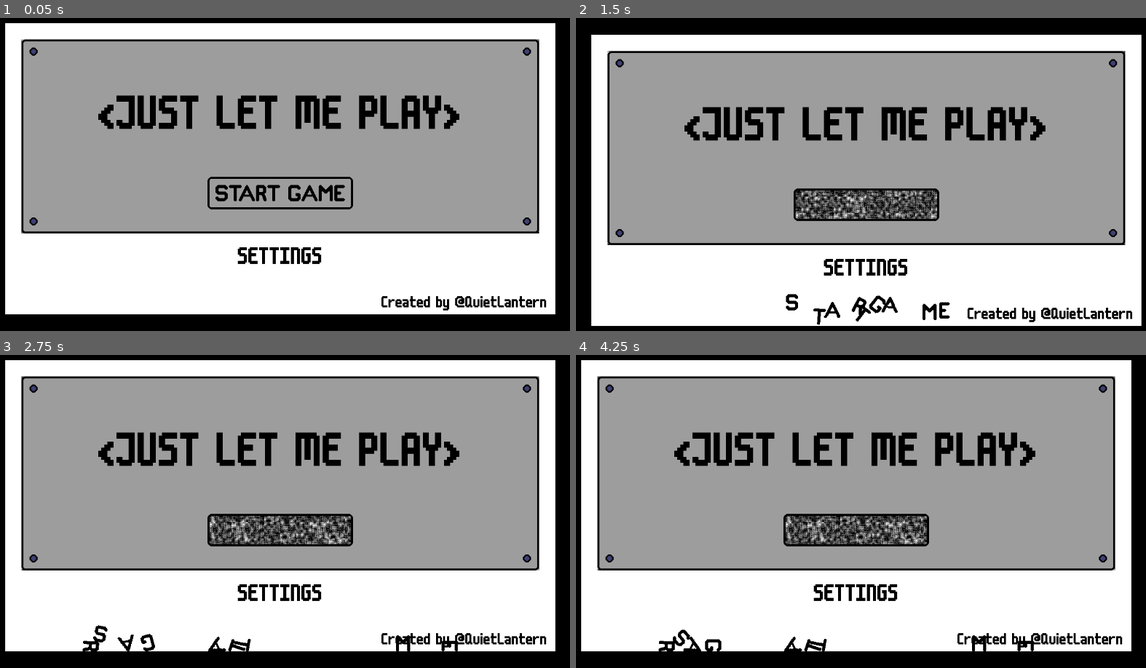
Above: before the commit, frames 1-4 (two rows, left to right).
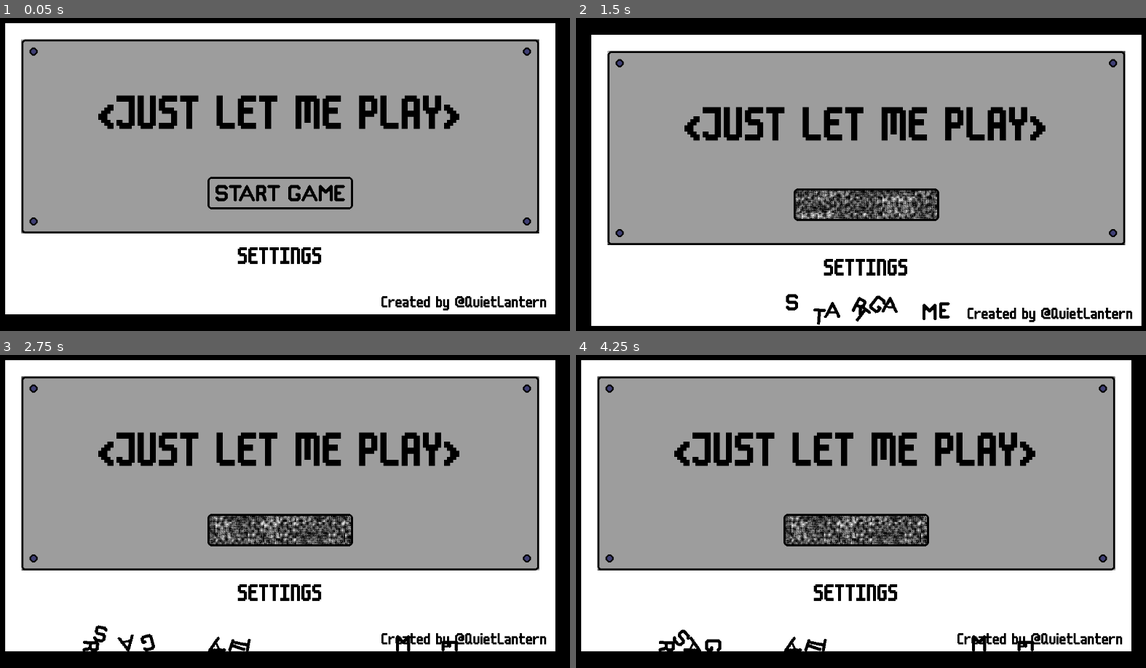
Above: after the commit, the same moments.

Repository: conor-wilson/secret-sapphire
Game: Godot game, scene res://scenes/main.tscn
Two runs of this game, one before a commit and one after it. Both use one fixed random seed, a clock stepped at 60 frames per second and the inputs below.
Inputs (mouse positions are in pixels of both pictures, inside the frame that each line leads up to):
- Up to frame 1 (0.05 s): no input
- Up to frame 2 (1.5 s): tap Enter at 0.5 s; move the mouse to (855, 193) at 0.52 s; click (855, 193) at 0.6 s; move the mouse to (741, 187) at 1.27 s; click (741, 187) at 1.35 s
- Up to frame 3 (2.75 s): move the mouse to (336, 436) at 2.02 s; click (336, 436) at 2.1 s
- Up to frame 4 (4.25 s): move the mouse to (826, 574) at 2.77 s; click (826, 574) at 2.85 s; move the mouse to (1032, 558) at 3.52 s; click (1032, 558) at 3.6 s

The runs differ from the first frame. In frame 1, less than 0.1% of the frame differs, in the area x 94-95%, y 6-8%; in frame 2, 1.5%; in frame 3, 1.6%, in the area x 36-62%, y 51-61%; in frame 4, 1.6%.

Commit message:
Refactored CursorManager to be a singleton

Diff:
--- a/let-me-play/project.godot
+++ b/let-me-play/project.godot
@@ -18,6 +18,7 @@
 [autoload]
 
 DialogueManager="*res://singletons/dialogue_manager.gd"
+CursorManager="*res://singletons/cursor_manager.gd"
 
 [display]
 
--- a/let-me-play/scenes/cursor_manager.gd
+++ /dev/null
@@ -1,12 +0,0 @@
-extends Node
-
-const CURSOR = preload("res://assets/art/Cursor.png")
-
-# Called when the node enters the scene tree for the first time.
-func _ready() -> void:
-	Input.set_custom_mouse_cursor(CURSOR)
-
-
-# Called every frame. 'delta' is the elapsed time since the previous frame.
-func _process(delta: float) -> void:
-	pass
--- a/let-me-play/scenes/cursor_manager.tscn
+++ /dev/null
@@ -1,6 +0,0 @@
-[gd_scene load_steps=2 format=3 uid="uid://cpn7qml6weepp"]
-
-[ext_resource type="Script" path="res://scenes/cursor_manager.gd" id="1_be5er"]
-
-[node name="CursorManager" type="Node"]
-script = ExtResource("1_be5er")
--- a/let-me-play/scenes/main.gd
+++ b/let-me-play/scenes/main.gd
@@ -5,7 +5,7 @@
 
 func _ready() -> void:
 	$Cameras/MainMenuCamera.make_current()
-
+	CursorManager.set_mouse_cursor(CursorManager.CURSOR)
 
 # Called every frame. 'delta' is the elapsed time since the previous frame.
 func _process(delta: float) -> void:
--- a/let-me-play/scenes/main.tscn
+++ b/let-me-play/scenes/main.tscn
@@ -1,9 +1,8 @@
-[gd_scene load_steps=5 format=3 uid="uid://drpjvxm3qjcl7"]
+[gd_scene load_steps=4 format=3 uid="uid://drpjvxm3qjcl7"]
 
 [ext_resource type="Script" path="res://scenes/main.gd" id="1_lvo15"]
 [ext_resource type="PackedScene" uid="uid://5ctllddc4obb" path="res://scenes/main_menu.tscn" id="1_mw4j5"]
 [ext_resource type="PackedScene" uid="uid://cfjp23jay1xyw" path="res://scenes/settings_menu.tscn" id="3_vdc1c"]
-[ext_resource type="PackedScene" uid="uid://cpn7qml6weepp" path="res://scenes/cursor_manager.tscn" id="4_2brcq"]
 
 [node name="Main" type="Node"]
 script = ExtResource("1_lvo15")
@@ -31,8 +30,6 @@
 [node name="WhatWasThat2" type="Marker2D" parent="DialogueMarkers"]
 position = Vector2(2021, 392)
 
-[node name="CursorManager" parent="." instance=ExtResource("4_2brcq")]
-
 [connection signal="settings_pressed" from="Menus/MainMenu" to="." method="_on_main_menu_settings_pressed"]
 [connection signal="shake_screen" from="Menus/MainMenu" to="." method="_on_main_menu_shake_screen"]
 [connection signal="start_button_exploded" from="Menus/MainMenu" to="." method="_on_main_menu_start_button_exploded"]
--- /dev/null
+++ b/let-me-play/singletons/cursor_manager.gd
@@ -0,0 +1,6 @@
+extends Node
+
+@onready var CURSOR:Resource = preload("res://assets/art/Cursor.png")
+
+func set_mouse_cursor(source:Resource):
+	Input.set_custom_mouse_cursor(source)
